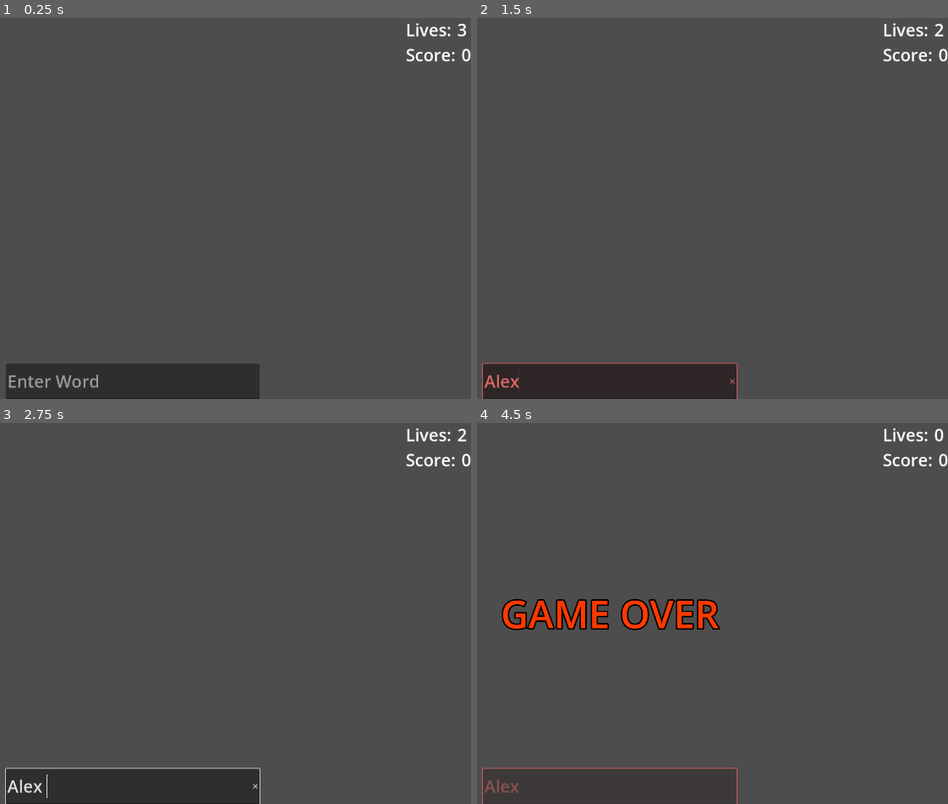
Above: before the commit, frames 1-4 (two rows, left to right).
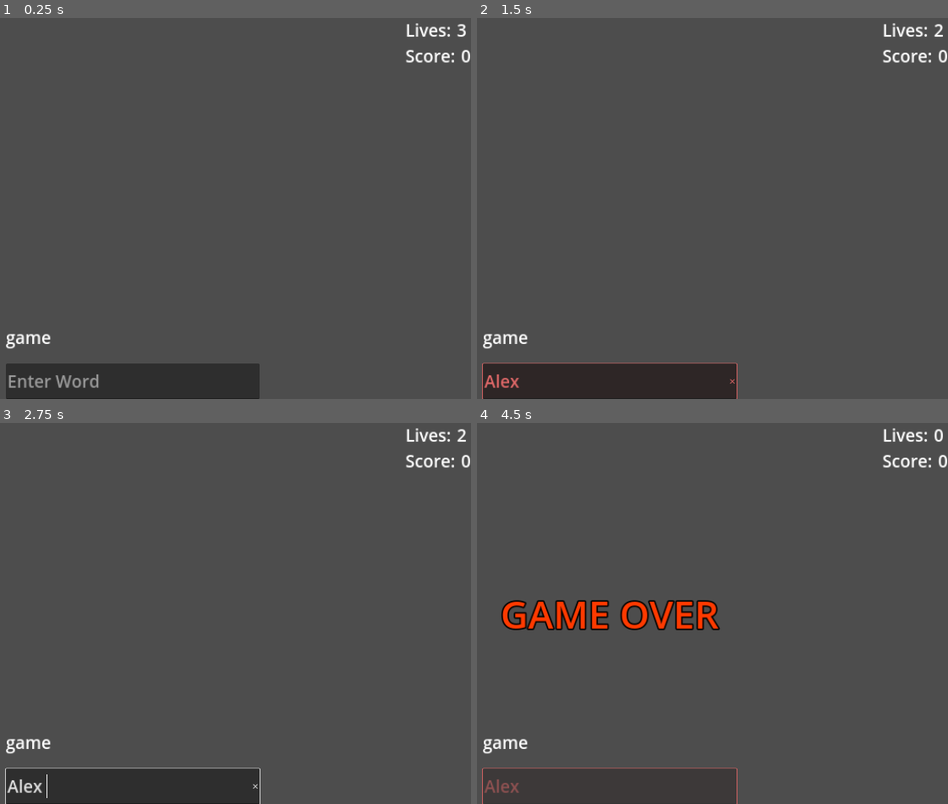
Above: after the commit, the same moments.

Repository: AndyDrewE/ChainLinkFencePost
Game: Godot game, scene res://Scenes/main.tscn
The game is run twice, just before and just after one commit, with the same random seed, the same clock (stepped at 60 frames per second) and the same inputs.
Inputs (mouse positions are in pixels of both pictures, inside the frame that each line leads up to):
- Up to frame 1 (0.25 s): no input
- Up to frame 2 (1.5 s): click (608, 379) at 0.52 s; type "Alex" at 0.6 s; tap Enter at 1.25 s
- Up to frame 3 (2.75 s): tap Space at 2 s
- Up to frame 4 (4.5 s): tap Enter at 2.75, 4.25 s; tap Space at 3.5 s

The runs differ from the first frame. In frame 1, 0.6% of the frame differs, in the area x 1-100%, y 1-97%; in frame 2, 0.7%; in frame 3, 0.7%; in frame 4, 1.8%, in the area x 1-100%, y 1-96%.

Commit message:
add more words, fix windows, add first word

Diff:
--- a/Scenes/main.tscn
+++ b/Scenes/main.tscn
@@ -11,8 +11,6 @@
 anchors_preset = 0
 offset_right = 1920.0
 offset_bottom = 1080.0
-size_flags_horizontal = 3
-size_flags_vertical = 3
 mouse_filter = 2
 script = ExtResource("1_gth01")
 
--- a/Scripts/GameController.gd
+++ b/Scripts/GameController.gd
@@ -1,15 +1,18 @@
 ## Game Controller.gd
 extends Node
 
-var word_pairs = ["bottled water", "water slide", "slide sh …(233 unchanged characters)…
+var word_pairs = ["chain link", "chain mail", "fence post", "link fence", "mail room", "bed room", "guest bed", "bath room", "bath mat", "post office", "office space", "office building", "building manager", "general manager", "bottled water", "water slide", "slide sh …(233 unchanged characters)…
 var word_pairs_dict = {}
 
 var player_lives = 3
 var player_score = 0
 
+var previous_word = ""
+
 func _ready():
 	# Key the word dictionary
 	key_word_dict()
+
 
 func get_UI_controller() -> Node:
 	return get_tree().current_scene.get_node("UIController")
@@ -25,14 +28,14 @@
 func get_usable_pairs(word):
 	return word_pairs_dict.get(word, [])
 
-func is_valid(current_word, previous_word=""):
+func is_valid(current_word, previous=""):
 	#print("Previous Word: " + previous_word)
 	#print("Current Word: " + current_word)
 
-	if previous_word == "":
+	if previous == "":
 		return current_word in word_pairs_dict.keys()
 
-	var valid = (previous_word + " " + current_word) in word_pairs
+	var valid = (previous + " " + current_word) in word_pairs
 	#print(valid)
 	return valid
 
@@ -46,3 +49,7 @@
 func update_score(cost):
 	player_score += cost
 	get_UI_controller().update_score_label()
+
+func pick_first_word():
+	previous_word = word_pairs_dict.keys().pick_random()
+	get_UI_controller().create_label(previous_word)
--- a/Scripts/UIController.gd
+++ b/Scripts/UIController.gd
@@ -11,10 +11,12 @@
 #GameOver
 @onready var game_over_label = $GameOver
 
-var previous_word = ""
 
 func _ready():
 	update_stats_box()
+
+	#Pick first word and add it to the previous words box
+	GameController.pick_first_word()
 
 ## Update all in the stats box
 func update_stats_box():
@@ -48,9 +50,9 @@
 func _on_player_input_text_submitted(new_text):
 	if player_input_textbox.editable:
 		new_text = new_text.to_lower()
-		if GameController.is_valid(new_text, previous_word):
+		if GameController.is_valid(new_text, GameController.previous_word):
 			create_label(new_text)
-			previous_word = new_text
+			GameController.previous_word = new_text
 			#Erase Text
 			player_input_textbox.text = ""
 
--- a/project.godot
+++ b/project.godot
@@ -21,10 +21,10 @@
 
 [display]
 
-window/size/viewport_width=1920
-window/size/viewport_height=1080
-window/stretch/mode="viewport"
-window/stretch/aspect="expand"
+window/size/viewport_width=960
+window/size/viewport_height=540
+window/stretch/mode="canvas_items"
+window/stretch/scale=0.5
 
 [dotnet]
 
